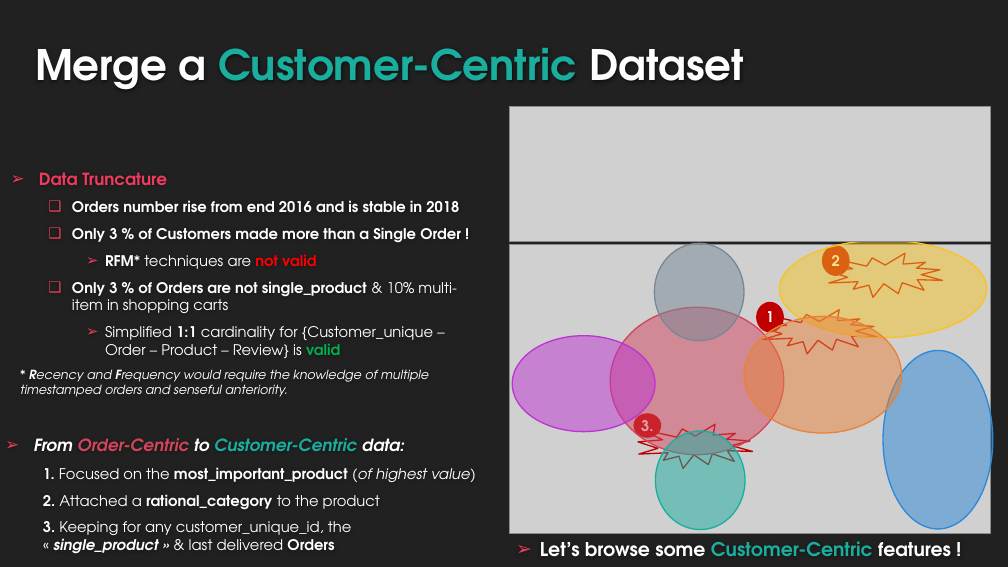
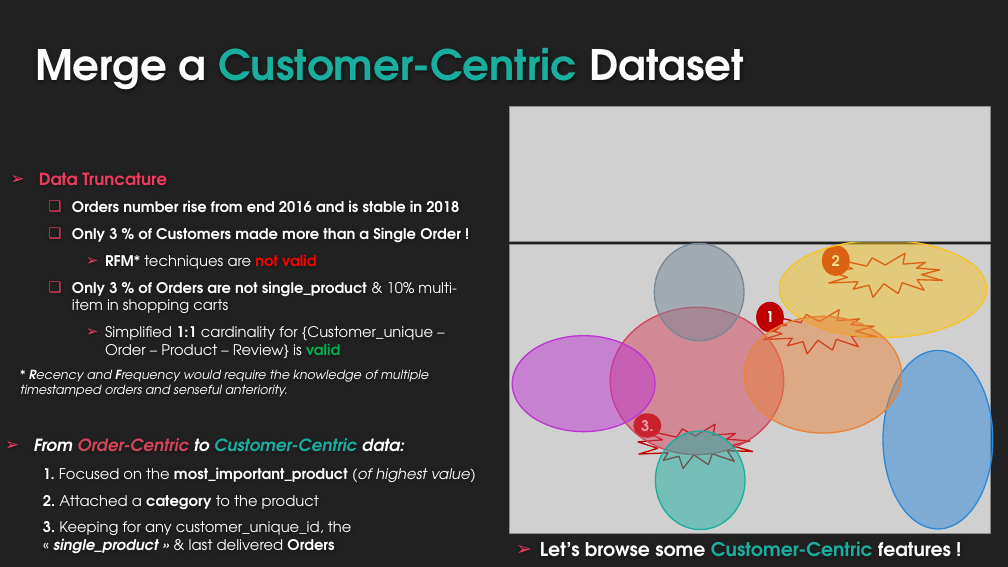
Before and after one commit to EtienneLardeur/P5_CustomerSegmentation, a slide deck: slide 2 of P5Olist_Présentation_initiale.pptx. Drawn at 1008x567 pixels with LibreOffice and Linux fonts; fonts in the diff are those of the drawing; grey boxes stand for pictures; background and template pictures are left out. Boxes give left, top, right and bottom in pixels: in the first picture for what was removed or moved away, otherwise in the second. Text is boxed around its words. In the diff, an @@ line names an element or a change of style, - is before the commit and + after.

```diff
--- a/P5Olist_Présentation_initiale.pptx
+++ b/P5Olist_Présentation_initiale.pptx
@@ text at <box>43,495,319,510</box>: text changed @@
-  2. Attached a rational_category to the product
+  2. Attached a category to the product
```
Also in this commit, not shown: 4 other slides changed.
